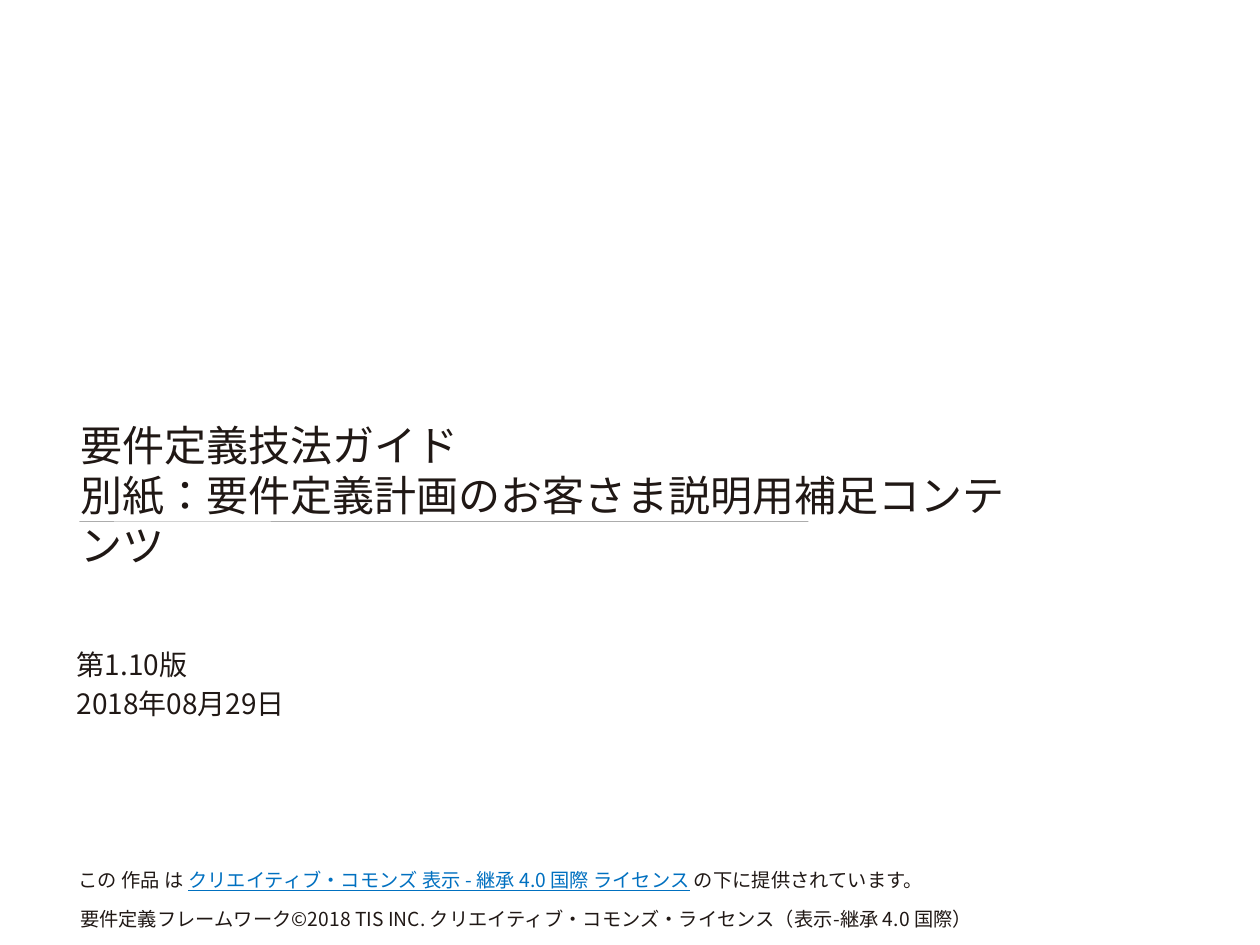
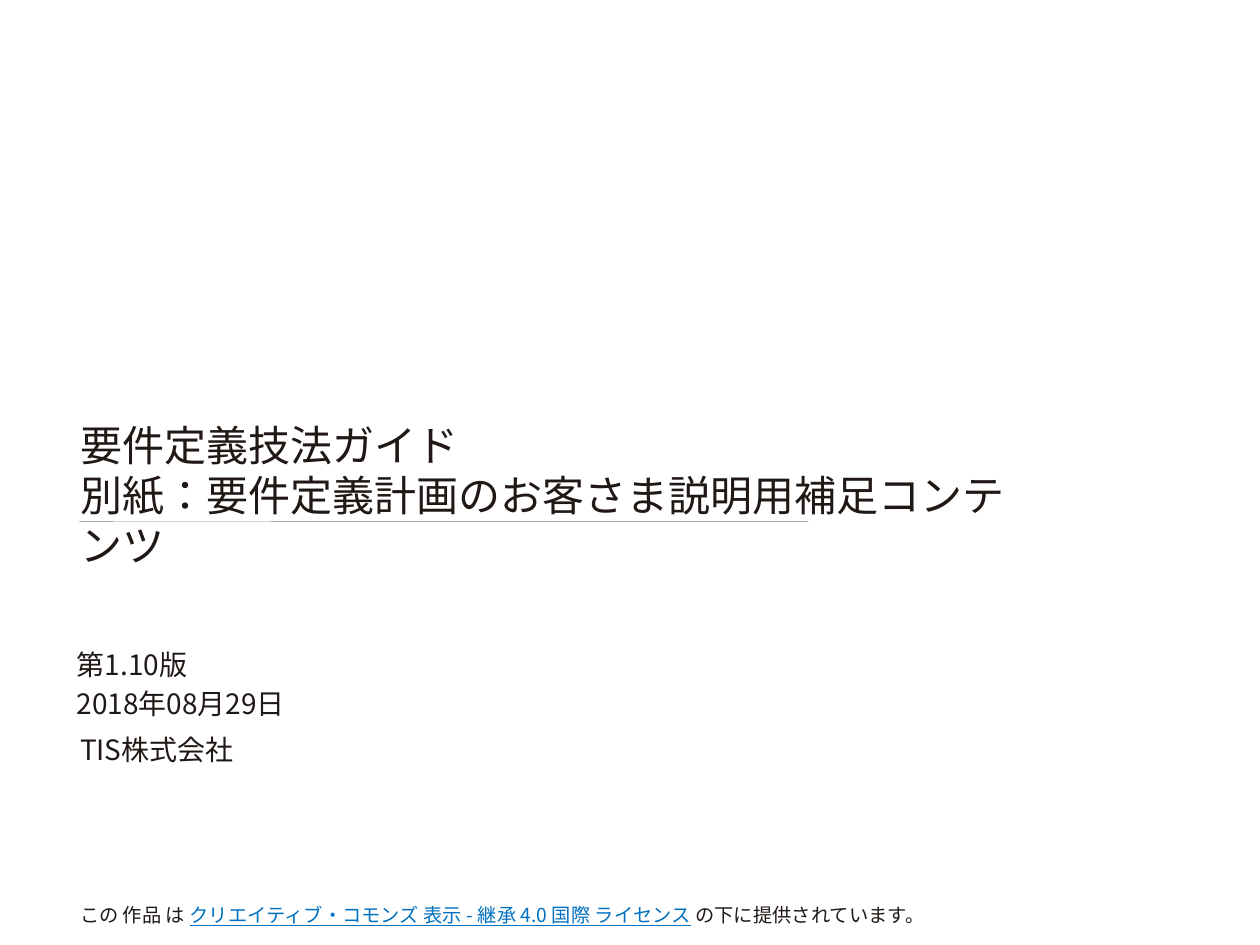
Before and after one commit to Fintan-contents/requirement-definition-fw, a slide deck: slide 1 of docs/9_要件定義技法ガイド/別紙：要件定義計画のお客様説明用補足コンテンツ.pptx. Drawn at 1260x945 pixels with LibreOffice and Linux fonts; fonts in the diff are those of the drawing; background and template pictures are left out. Boxes give left, top, right and bottom in pixels: in the first picture for what was removed or moved away, otherwise in the second. Text is boxed around its words. In the diff, an @@ line names an element or a change of style, - is before the commit and + after.

```diff
--- a/docs/9_要件定義技法ガイド/別紙：要件定義計画のお客様説明用補足コンテンツ.pptx
+++ b/docs/9_要件定義技法ガイド/別紙：要件定義計画のお客様説明用補足コンテンツ.pptx
@@ text added at (80, 736, 233, 763), 16 pt, text #201815 @@
+TIS株式会社
@@ text "この 作品 は クリエイティブ・コモンズ 表示 ...": place and size @@
-text "この 作品 は クリエイティブ・コモンズ 表示 ..." at (79, 870, 923, 891)
+text "この 作品 は クリエイティブ・コモンズ 表示 ..." at (80, 905, 924, 926)
@@ text removed at (80, 909, 972, 928) @@
-要件定義フレームワーク©2018 TIS INC. クリエイティブ・コモンズ・ライセンス（表示-継承 4.0 国際）
```
Also in this commit, not shown: 11 other files.
